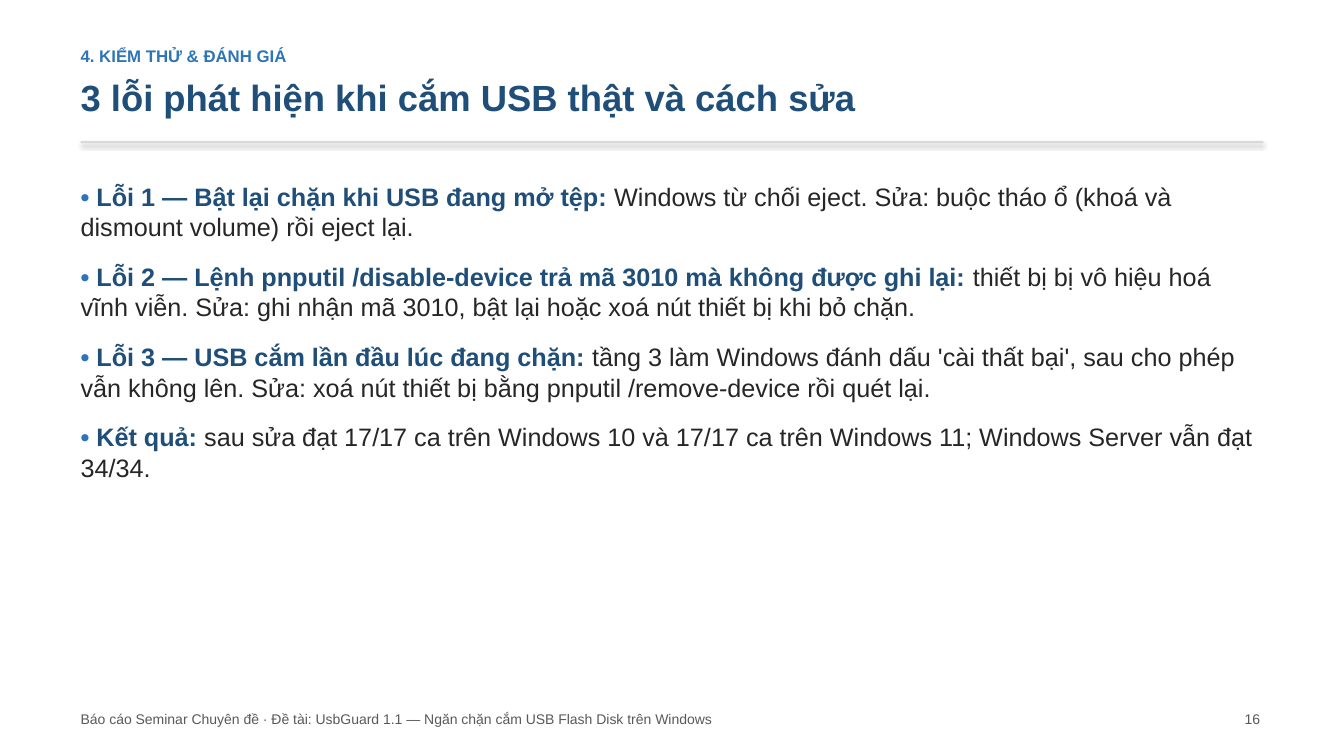
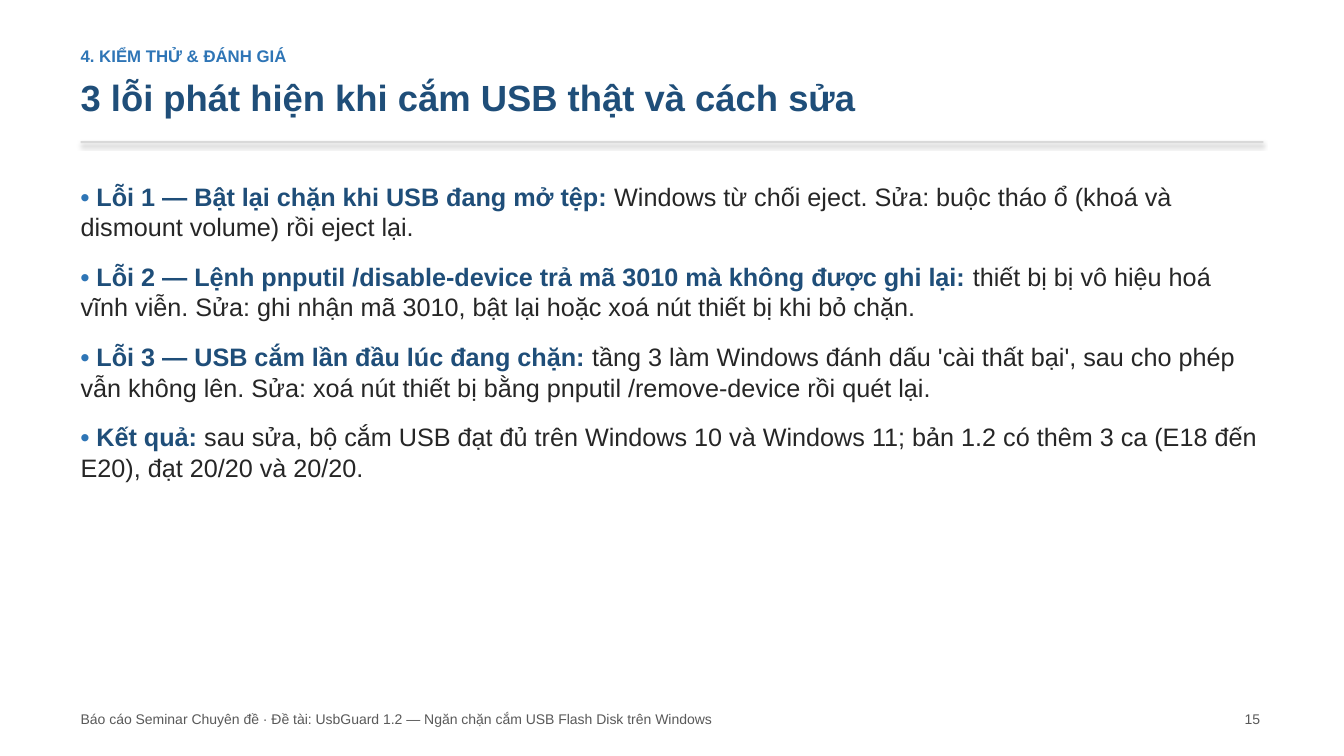
Before and after one commit to hungphamwp/usbguard, a slide deck: slide 15 of slide/SLIDE-UsbGuard.pptx (slide 16 before the commit). Drawn at 1344x756 pixels with LibreOffice and Linux fonts; fonts in the diff are those of the drawing. Boxes give left, top, right and bottom in pixels: in the first picture for what was removed or moved away, otherwise in the second. Text is boxed around its words. In the diff, an @@ line names an element or a change of style, - is before the commit and + after.

```diff
--- a/slide/SLIDE-UsbGuard.pptx
+++ b/slide/SLIDE-UsbGuard.pptx
@@ text at bbox=[81, 426, 1257, 482]: text changed @@
-• Kết quả: sau sửa đạt 17/17 ca trên Windows 10 và 17/17 ca trên Windows 11; Windows Server vẫn đạt 34/34.
+• Kết quả: sau sửa, bộ cắm USB đạt đủ trên Windows 10 và Windows 11; bản 1.2 có thêm 3 ca (E18 đến E20), đạt 20/20 và 20/20.
@@ text at bbox=[81, 713, 712, 727]: text changed @@
-Báo cáo Seminar Chuyên đề · Đề tài: UsbGuard 1.1 — Ngăn chặn cắm USB Flash Disk trên Windows
+Báo cáo Seminar Chuyên đề · Đề tài: UsbGuard 1.2 — Ngăn chặn cắm USB Flash Disk trên Windows
@@ text at bbox=[1245, 714, 1261, 724]: text changed @@
-16
+15
```
Also in this commit, not shown: 16 other slides changed, 2 slides added, 1 slide removed, 15 other files.
